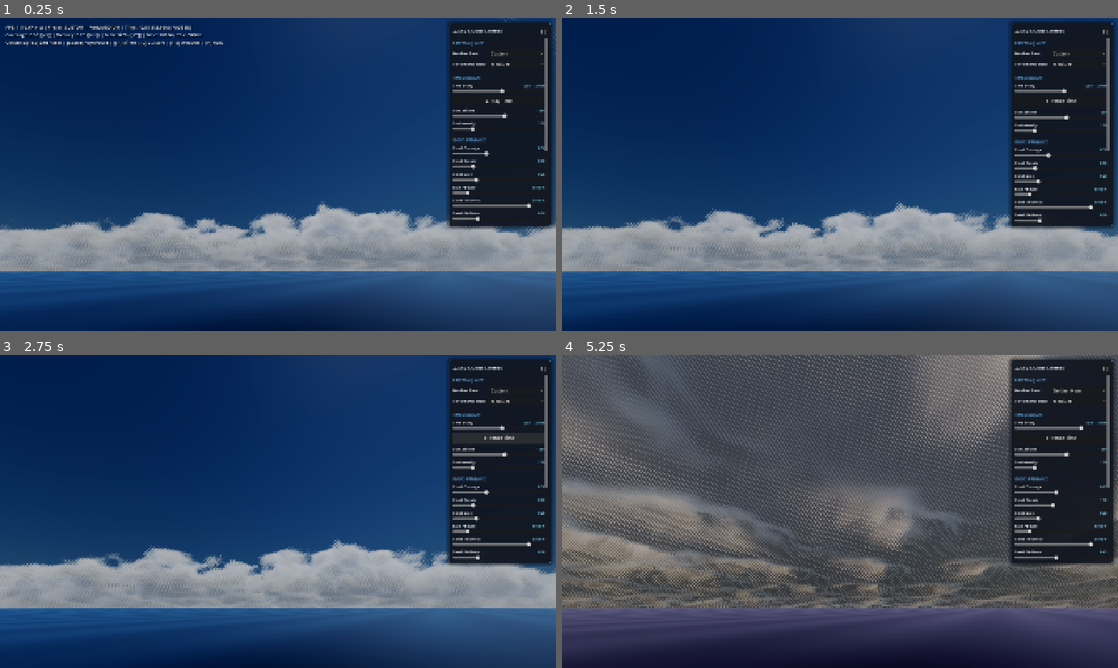
Above: before the commit, frames 1-4 (two rows, left to right).
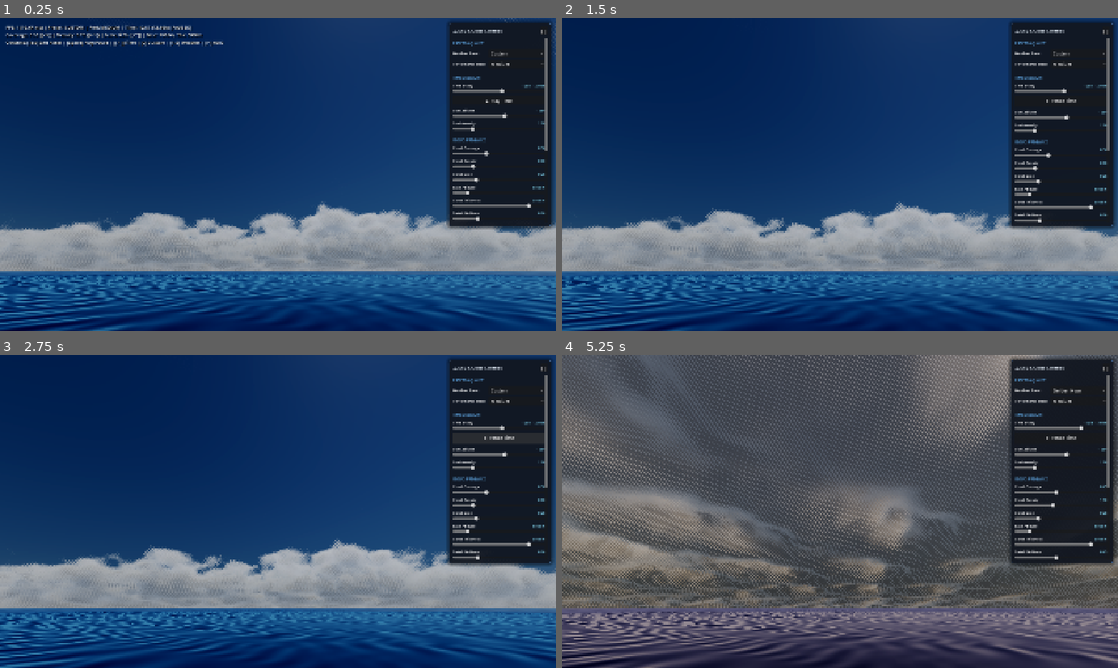
Above: after the commit, the same moments.

Repository: rlsl0422/godot-simple-sky
Game: Godot game, scene res://scenes/main_showcase.tscn
The game is run twice, just before and just after one commit, with the same random seed, the same clock (stepped at 60 frames per second) and the same inputs.
Inputs (mouse positions are in pixels of both pictures, inside the frame that each line leads up to):
- Up to frame 1 (0.25 s): no input
- Up to frame 2 (1.5 s): click "▶ Play Time" at 0.5 s; tap Enter at 1.25 s; move the mouse to (962, 158) at 1.27 s; hold D from 1.28 s (still down); tap H at 1.35 s; click (962, 158) at 1.42 s
- Up to frame 3 (2.75 s): tap Space at 1.52 s; release D at 2 s; click "▶ Play Time" at 2 s
- Up to frame 4 (5.25 s): drag from (728, 527) to (812, 574) at 2.77 s; move the mouse to (895, 442) at 3.52 s; hold D 3.53-4.25 s; tap 1 at 3.6 s; drag from (812, 574) to (673, 464) at 4.27 s; move the mouse to (1006, 558) at 5.02 s; hold A from 5.03 s (still down); tap 3 at 5.1 s

The runs differ from the first frame. In frame 1, 7.0% of the frame differs, in the area x 0-100%, y 82-100%; in frame 2, 6.9%; in frame 3, 7.0%; in frame 4, 9.1%.

Commit message:
fix(ocean): restore wave displacement, eliminate tangent NaN glitches and smooth altitude transition

Diff:
--- a/shaders/ocean_surface.gdshader
+++ b/shaders/ocean_surface.gdshader
@@ -181,9 +181,14 @@
 		total_fold += q * wa * max(cos_p, 0.0);
 	}
 
+	displacement = disp;
 	vec3 c = cross(binormal, tangent);
+	if (c.y < 0.15) {
+		c.y = 0.15;
+	}
 	float c_len = length(c);
 	normal = c_len > 0.0001 ? c / c_len : vec3(0.0, 1.0, 0.0);
+	crest_h = total_h;
 	crest_fold = total_fold;
 }
 
@@ -241,6 +246,9 @@
 	}
 
 	vec3 c = cross(binormal, tangent);
+	if (c.y < 0.15) {
+		c.y = 0.15;
+	}
 	float c_len = length(c);
 	return c_len > 0.0001 ? c / c_len : vec3(0.0, 1.0, 0.0);
 }
@@ -300,13 +308,13 @@
 
 	// Smooth vertex wave fade towards boundary to seamlessly match flat planetary horizon
 	float dist_wave_fade = smoothstep(fade_outer_radius, fade_inner_radius, cam_dist);
-	// Altitude wave fade: smoothly flatten 3D vertex wave displacement as camera ascends into the sky (30m - 1000m)
-	float altitude_wave_fade = 1.0 - smoothstep(30.0, 1000.0, alt);
-
-	vec3 disp;
-	vec3 norm;
-	float crest_h;
-	float crest_fold;
+	// Altitude wave fade: smoothly flatten 3D vertex wave displacement as camera ascends into the sky (80m - 1500m)
+	float altitude_wave_fade = 1.0 - smoothstep(80.0, 1500.0, alt);
+
+	vec3 disp = vec3(0.0);
+	vec3 norm = vec3(0.0, 1.0, 0.0);
+	float crest_h = 0.0;
+	float crest_fold = 0.0;
 	evaluate_swells_vertex(world_v.xz, time_val, disp, norm, crest_h, crest_fold);
 
 	disp *= (dist_wave_fade * altitude_wave_fade);
@@ -356,7 +364,7 @@
 	// Distance & altitude detail attenuation
 	float dist_3d = length(cam_pos - v_world_pos);
 	float detail_fade = clamp(1.0 - dist_3d / 900.0, 0.0, 1.0);
-	float alt_detail_fade = 1.0 - smoothstep(40.0, 800.0, v_cam_alt);
+	float alt_detail_fade = 1.0 - smoothstep(120.0, 1500.0, v_cam_alt);
 	detail_fade *= alt_detail_fade;
 	float detail_curve = detail_fade * detail_fade * (3.0 - 2.0 * detail_fade);
 
@@ -364,11 +372,21 @@
 	vec2 ripple_slope = (n1.xy * 0.50 + n2.xy * 0.35) * (detail_curve * 0.50);
 
 	// Reoriented Normal Mapping (RNM) onto analytical base swell normal:
-	// Constructs tangent frame on base_norm to avoid cross-hatch planar projection distortion
-	vec3 t_tangent = normalize(cross(vec3(0.0, 1.0, 0.0), base_norm));
-	if (dot(t_tangent, t_tangent) < 0.001) t_tangent = vec3(1.0, 0.0, 0.0);
+	// Safe tangent frame construction without division by zero or NaN propagation
+	vec3 cross_t = cross(vec3(0.0, 1.0, 0.0), base_norm);
+	float len_t = length(cross_t);
+	vec3 t_tangent = len_t > 0.0001 ? cross_t / len_t : vec3(1.0, 0.0, 0.0);
 	vec3 t_binormal = cross(base_norm, t_tangent);
-	vec3 N = normalize(base_norm + t_tangent * ripple_slope.x + t_binormal * ripple_slope.y);
+	float len_b = length(t_binormal);
+	t_binormal = len_b > 0.0001 ? t_binormal / len_b : vec3(0.0, 0.0, 1.0);
+
+	vec3 unnorm_N = base_norm + t_tangent * ripple_slope.x + t_binormal * ripple_slope.y;
+	float len_N = length(unnorm_N);
+	vec3 N = len_N > 0.0001 ? unnorm_N / len_N : vec3(0.0, 1.0, 0.0);
+	if (N.y < 0.12) {
+		N.y = 0.12;
+		N = normalize(N);
+	}
 
 	// Distance normal flattening towards outer radius to match flat planetary sphere
 	N = normalize(mix(vec3(0.0, 1.0, 0.0), N, circular_alpha));
@@ -428,7 +446,7 @@
 
 	// Procedural Cellular Sea Foam (100% free of polygon confetti!)
 	float total_foam = evaluate_organic_foam(v_world_pos.xz, time_val, whitecap_crest_mask, water_depth, scene_world_pos.y, is_underwater);
-	float foam_alt_fade = 1.0 - smoothstep(30.0, 600.0, v_cam_alt);
+	float foam_alt_fade = 1.0 - smoothstep(100.0, 1500.0, v_cam_alt);
 	total_foam *= foam_alt_fade;
 
 	// Toksvig normal variance absorption:
@@ -517,7 +535,7 @@
 	}
 
 	vec3 surface_color = mix(water_composite, sky_reflected, fresnel);
-	surface_color += sss_light * (1.0 - smoothstep(30.0, 600.0, v_cam_alt));
+	surface_color += sss_light * (1.0 - smoothstep(100.0, 1200.0, v_cam_alt));
 	surface_color += sun_specular_energy;
 	surface_color = mix(surface_color, foam_color, total_foam);
 
@@ -529,9 +547,9 @@
 
 	// Seamless Blending between near-field PBR ocean and planetary distant ocean:
 	// 1. Radially: smoothly converges to distant ocean color before circular_alpha fade begins
-	float dist_blend = smoothstep(fade_inner_radius * 0.35, fade_outer_radius, v_cam_dist);
-	// 2. Vertically: smoothly converges to distant ocean color as camera ascends
-	float alt_blend = smoothstep(40.0, 1000.0, v_cam_alt);
+	float dist_blend = smoothstep(fade_inner_radius * 0.45, fade_outer_radius, v_cam_dist);
+	// 2. Vertically: smoothly converges to distant ocean color as camera ascends (smooth transition across 150m - 2500m)
+	float alt_blend = smoothstep(150.0, 2500.0, v_cam_alt);
 	float to_distant = clamp(max(dist_blend, alt_blend), 0.0, 1.0);
 	surface_color = mix(surface_color, distant_ocean_color, to_distant);
 
@@ -545,8 +563,8 @@
 	surface_color = apply_tonemapping(surface_color, exposure, tonemap_mode, white_point);
 
 	// High-Altitude Seamless Handoff:
-	// Above 1000m to 1800m altitude, the high-res mesh smoothly dissolves to yield to the infinite planetary sky shader ocean
-	float alt_mesh_alpha = 1.0 - smoothstep(1000.0, 1800.0, v_cam_alt);
+	// At extreme stratosphere altitude (>2500m), smoothly yield to infinite planetary sky shader ocean
+	float alt_mesh_alpha = 1.0 - smoothstep(2500.0, 4000.0, v_cam_alt);
 	float final_alpha = circular_alpha * alt_mesh_alpha;
 	if (final_alpha <= 0.001) {
 		discard;
